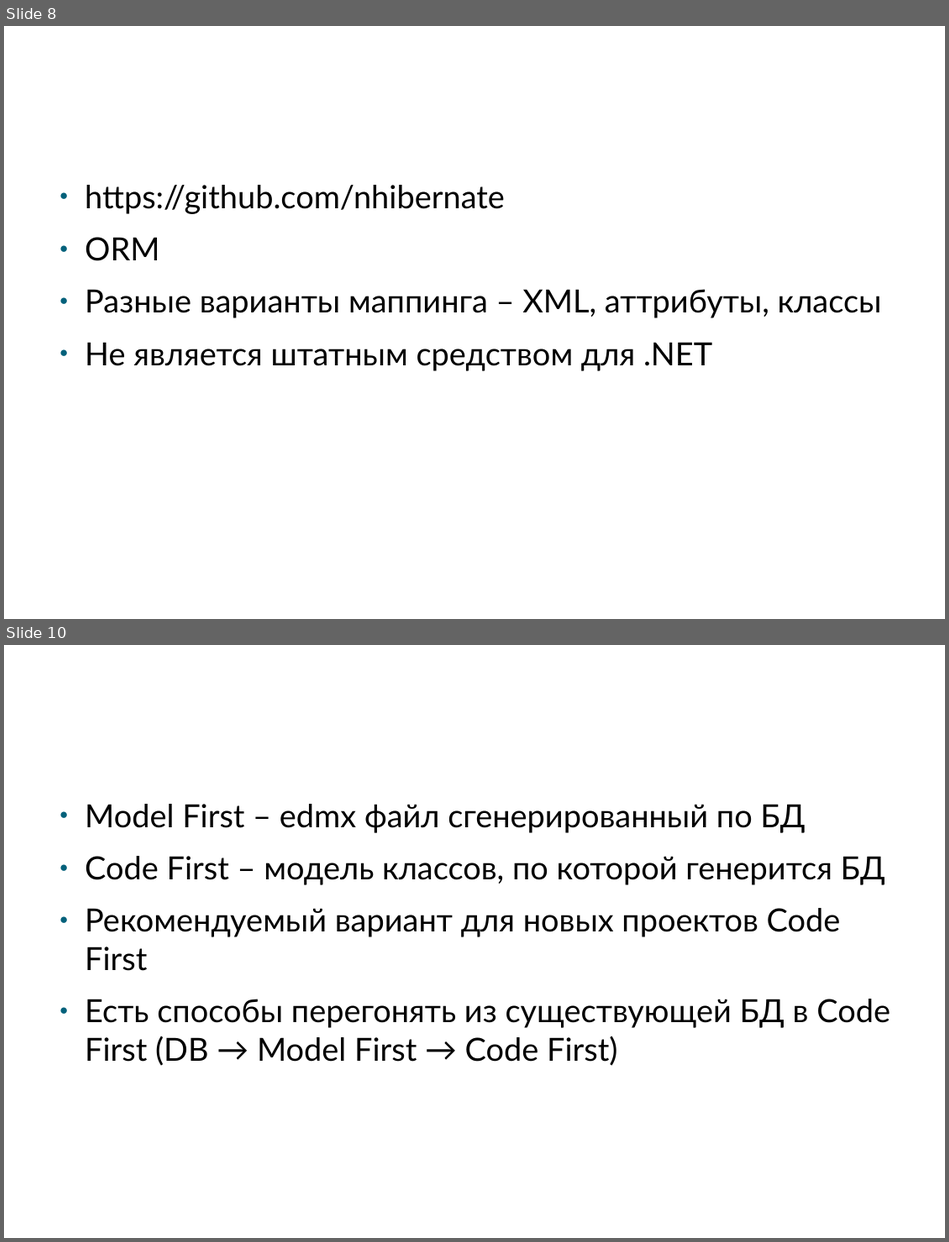
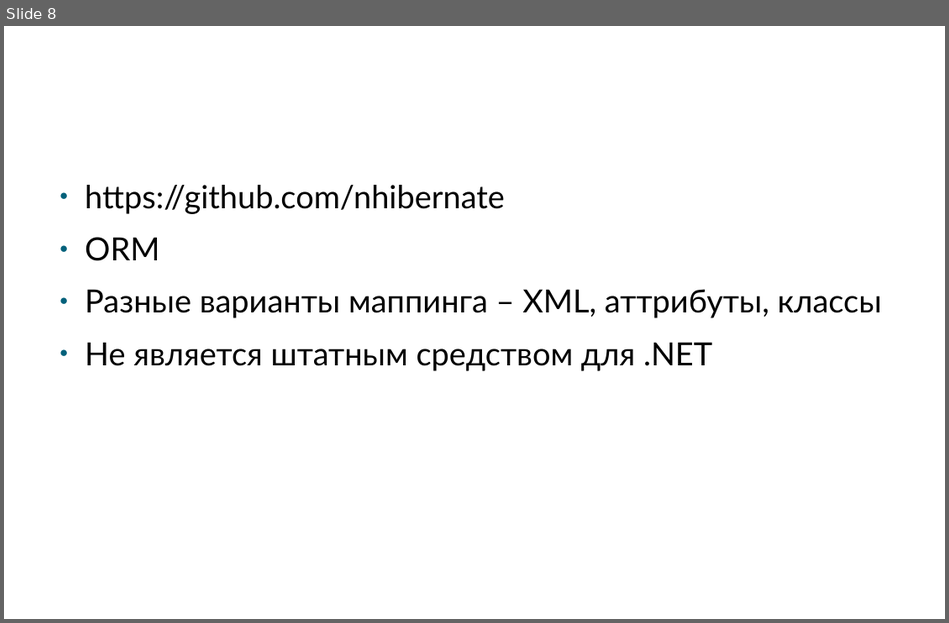
Before and after one commit to klimenkoAnna/DeveloperInstrumentalTools, a slide deck: docs/ETU DIT #3.pptx. Shown one above the other, each under a label of ours: slides 8 and 10 before the commit, slide 8 after it; the slides between them are not shown. The pictures are 949x1242 and 949x623 pixels, drawn with LibreOffice and Linux fonts; fonts in the diff are those of the drawing; background and template pictures are left out. Boxes give left, top, right and bottom in pixels: in the first picture for what was removed or moved away, otherwise in the second. Text is boxed around its words. In the diff, an @@ line names an element or a change of style, - is before the commit and + after.

```diff
--- a/docs/ETU DIT #3.pptx
+++ b/docs/ETU DIT #3.pptx
@@ slide 10 removed at [4, 645, 945, 1238], background picture (left out) @@
@@ text removed at [51, 654, 899, 753] @@
-Code First vs Model First
@@ text removed at [85, 804, 890, 1066] @@
-● Model First – edmx файл сгенерированный по БД
-● Code First – модель классов, по которой генерится БД
-● Рекомендуемый вариант для новых проектов Code First
-● Есть способы перегонять из существующей БД в Code First (DB → Model First → Code First)
```
Also in this commit, not shown: 5 slides changed, 4 slides added, 1 other slide removed.
